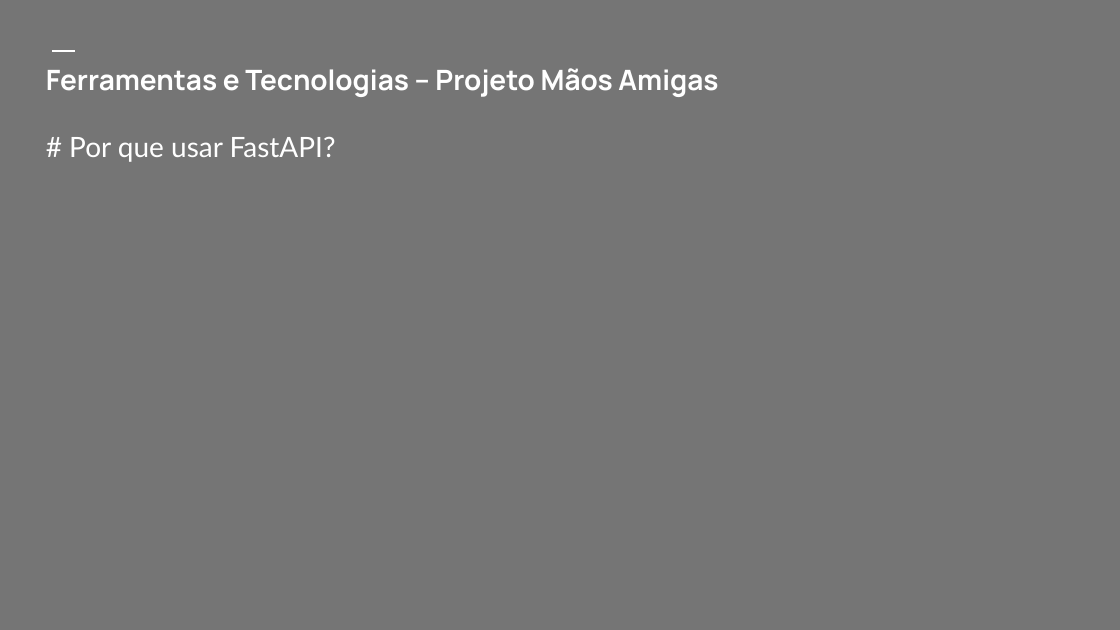
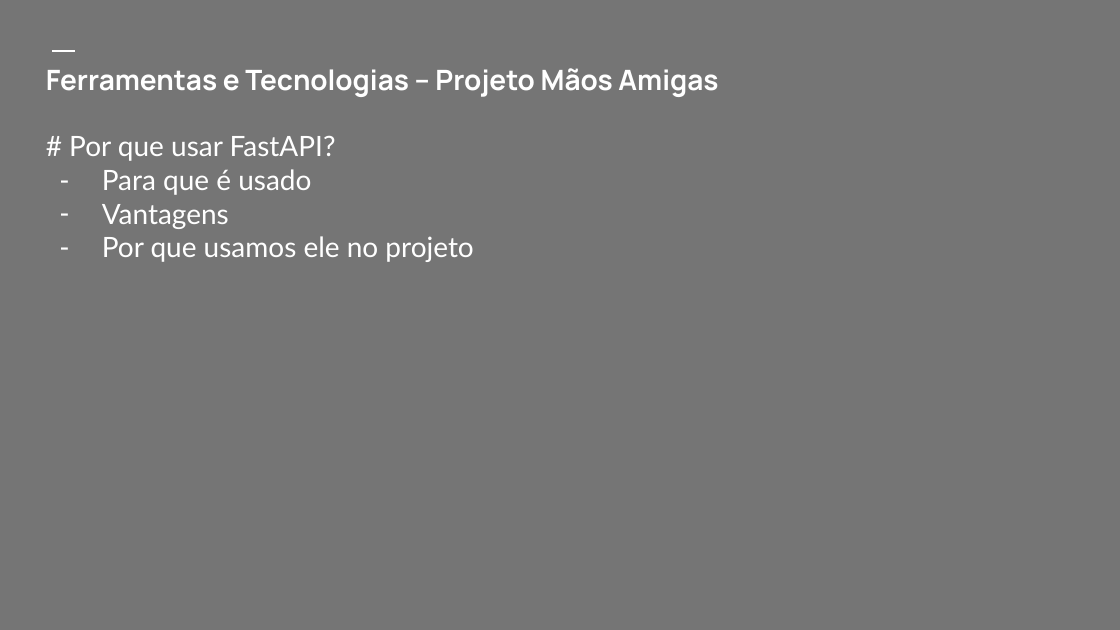
Before and after one commit to OttoLuis/Maos-Amigas, a slide deck: slide 14 of src/main/java/com/ottoluis/docs/specs/Apresentação Sis.Inteligentes.pptx. Drawn at 1120x630 pixels with LibreOffice and Linux fonts; fonts in the diff are those of the drawing. Boxes give left, top, right and bottom in pixels: in the first picture for what was removed or moved away, otherwise in the second. Text is boxed around its words. In the diff, an @@ line names an element or a change of style, - is before the commit and + after.

Commit message:
Slide V2

```diff
--- a/src/main/java/com/ottoluis/docs/specs/Apresentação Sis.Inteligentes.pptx
+++ b/src/main/java/com/ottoluis/docs/specs/Apresentação Sis.Inteligentes.pptx
@@ text at [102,169,473,262]: paragraphs added @@
+– Para que é usado
+– Vantagens
+– Por que usamos ele no projeto
```
Also in this commit, not shown: 5 other slides changed.
